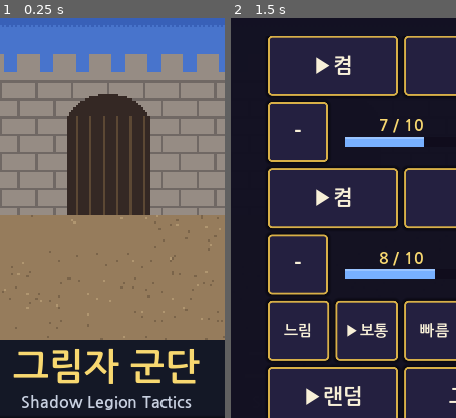
Above: before the commit, frames 1-2 (left to right).
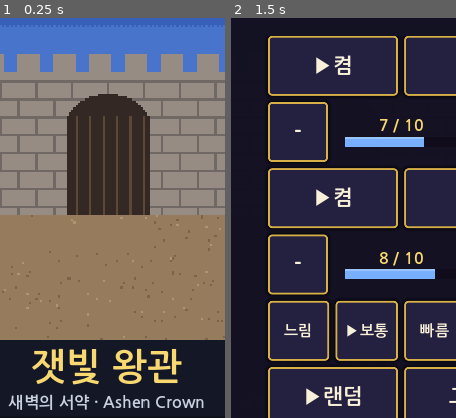
Above: after the commit, the same moments.

Repository: junsa80/srpg-prototype
Game: Godot game, scene res://scenes/title.tscn
The game is run twice, just before and just after one commit, with the same random seed, the same clock (stepped at 60 frames per second) and the same inputs.
Inputs:
- Up to frame 1 (0.25 s): no input
- Up to frame 2 (1.5 s): click "설정" at 0.5 s; click "새 게임" at 1.25 s
The pictures show only the part of the screen within x 26-76%, y 6-56%; the shares and areas given below are measured in that part.

The runs differ from the first frame. In frame 1, 5.5% of the frame differs, in the area x 3-91%, y 82-98%; in frame 2, less than 0.1%.

Commit message:
[GPT] 잿빛 왕관: 새벽의 서약으로 제목 통일 및 웹 반영

Diff:
--- a/project.godot
+++ b/project.godot
@@ -1,6 +1,7 @@
 config_version=5
 
 [application]
+; Legacy internal name preserves the existing user:// save and settings directory.
 config/name="SRPG Prototype"
 run/main_scene="res://scenes/title.tscn"
 config/features=PackedStringArray("4.3")
--- a/scripts/title.gd
+++ b/scripts/title.gd
@@ -3,6 +3,7 @@
 var box: VBoxContainer
 
 func _ready() -> void:
+	DisplayServer.window_set_title("잿빛 왕관: 새벽의 서약")
 	if "--flowtest" in OS.get_cmdline_user_args() or "ch2" in _hash() or "combat" in _hash() or "base" in _hash() or "nodialog" in _hash():
 		get_tree().change_scene_to_file.call_deferred("res://scenes/battle.tscn"); return
 	set_anchors_and_offsets_preset(Control.PRESET_FULL_RECT)
@@ -17,9 +18,9 @@
 	art.custom_minimum_size.y = 180; art.size_flags_vertical = Control.SIZE_EXPAND_FILL
 	art.expand_mode = TextureRect.EXPAND_IGNORE_SIZE; art.stretch_mode = TextureRect.STRETCH_KEEP_ASPECT_COVERED
 	art.texture_filter = CanvasItem.TEXTURE_FILTER_NEAREST; art.mouse_filter = Control.MOUSE_FILTER_IGNORE
-	var t = ItemMenus.label("그림자 군단", 60, Color8(248, 216, 112)); t.autowrap_mode = TextServer.AUTOWRAP_OFF
+	var t = ItemMenus.label("잿빛 왕관", 60, Color8(248, 216, 112)); t.autowrap_mode = TextServer.AUTOWRAP_OFF
 	t.horizontal_alignment = HORIZONTAL_ALIGNMENT_CENTER; layout.add_child(t)
-	var sub = ItemMenus.label("Shadow Legion Tactics", 26, Color8(200, 208, 224)); sub.horizontal_alignment = HORIZONTAL_ALIGNMENT_CENTER; layout.add_child(sub)
+	var sub = ItemMenus.label("새벽의 서약 · Ashen Crown", 26, Color8(200, 208, 224)); sub.horizontal_alignment = HORIZONTAL_ALIGNMENT_CENTER; layout.add_child(sub)
 	box = VBoxContainer.new(); layout.add_child(box); box.name = "TitleActions"
 	box.add_theme_constant_override("separation", 12)
 	_main()
Not shown, changed: export_presets.cfg
Not shown, changed: CHANGELOG.md
Not shown, changed: HANDOFF.md
Not shown, changed: README.md
Not shown, changed: docs/index.html
Not shown, changed: docs/index.pck
